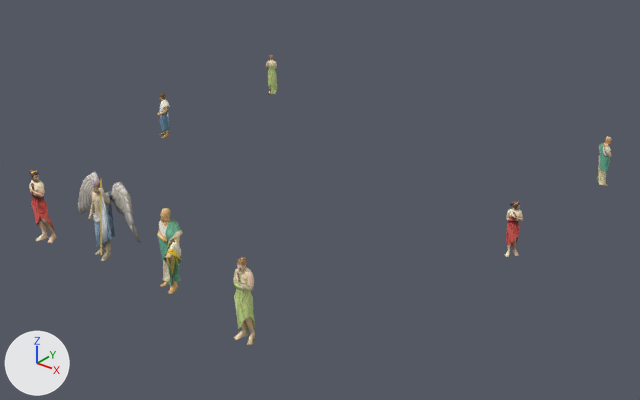
One commit to the COLLADA model client/art/meshes/props/rome_cc_statues.dae: the scene before it, then after it.
Rendered twice from a 50 mm camera at (0.974, -1.14, 1.144) aimed at (0.051, 0.014, 0.429). Arrows for +X, +Y and +Z are at lower left; the lights stay in place. Where no turn or scale is listed for an object, it has been applied to the vertices.
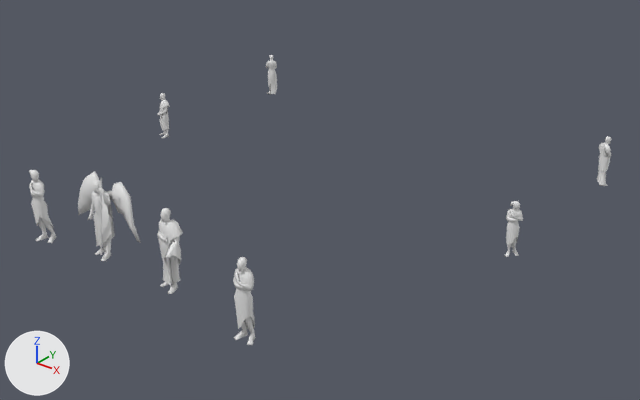
Boxes [x1, y1, x2, y2] around the edits, measured in the pictures (640 x 400 px):
'Cube_001', recoloured
    both: [29, 55, 611, 345]

The change in detail:
me_cube_001mesh has 1734 vertices, 2982 faces and spans x -0.439..0.438, y -0.466..0.387, z 0.126..0.298.
me_cube_001mesh no longer uses material mat_033___default (picture img_rome_cc_statues_png).
